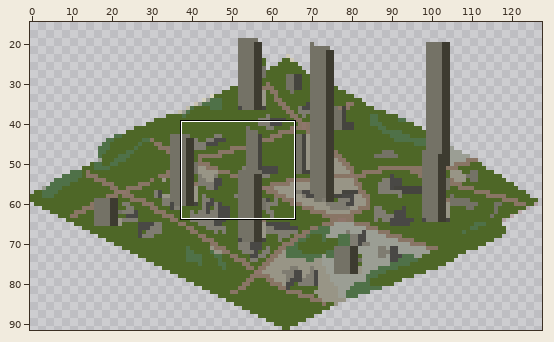
Edited in one commit: sprite sheet (assets/graphics/building03.png). Above: a wide view before the commit, with the close-up outlined.
Close-up. Before the edit:
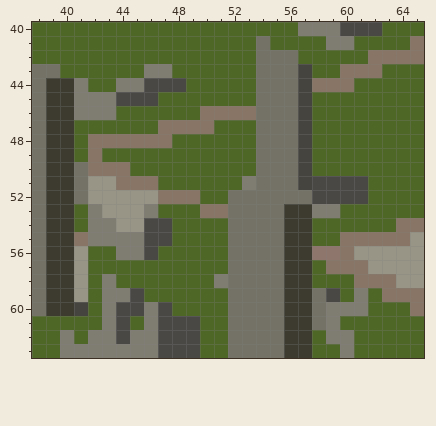
The file is 128x92 pixels. Pixels under 10% opacity are left out. Colours within 5 levels of each other are drawn and written as one. Shown: x 38..65, y 40..63. The wide view leaves out empty margins.
Once edited:
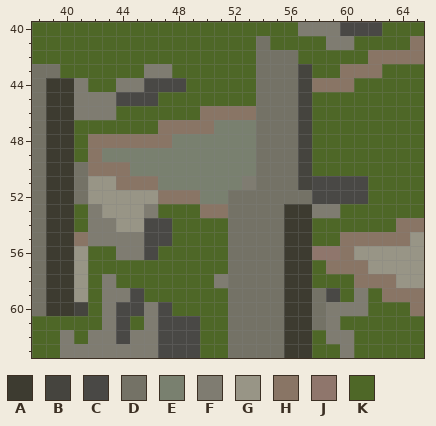
Palette (. is transparent): A #3d3b30  B #45443e  C #494845  D #747266  E #79806f  F #7f7c71  G #989586  H #897565  J #8f766c  K #4e6727
Edits made:
The author changed colour K to colour E in row 47 at x 51 to 53; in row 48 at x 48 to 53; in row 49 at x 43 to 53; in row 50 at x 45 to 53; in row 51 at x 47 to 52; in row 52 at x 50 to 51.
Pixel boxes of the changes (left, top, right, bottom) in both close-ups:
changed: (102, 120, 256, 204)
